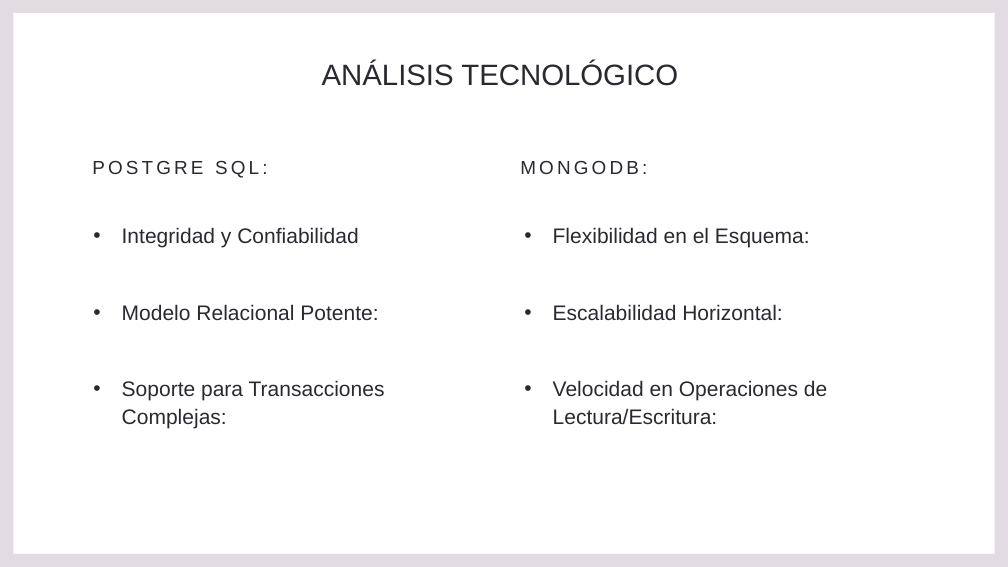
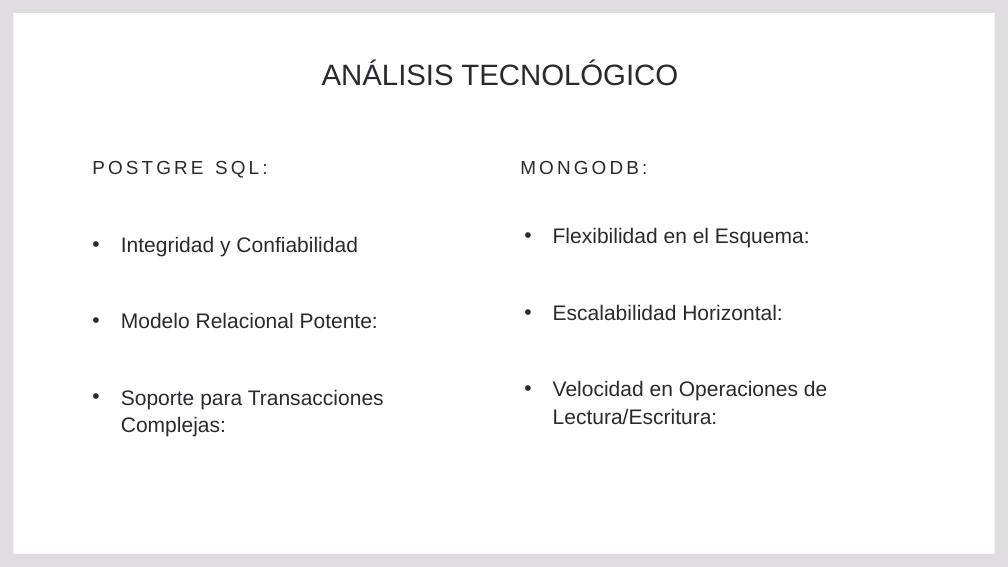
Before and after one commit to Madirex/nest-rest-bookstore, a slide deck: slide 7 of Nullers.pptx. Drawn at 1008x567 pixels with LibreOffice and Linux fonts; fonts in the diff are those of the drawing. Boxes give left, top, right and bottom in pixels: in the first picture for what was removed or moved away, otherwise in the second. Text is boxed around its words. In the diff, an @@ line names an element or a change of style, - is before the commit and + after.

```diff
--- a/Nullers.pptx
+++ b/Nullers.pptx
@@ text "Integridad y Confiabilidad": place and size @@
-text "Integridad y Confiabilidad" at box(122, 227, 385, 428)
+text "Integridad y Confiabilidad" at box(121, 236, 384, 437)
```
Also in this commit, not shown: 4 other slides changed, 1 other file.
